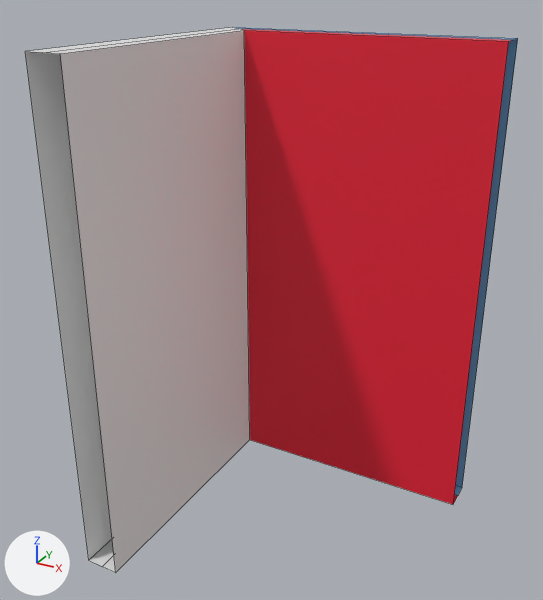
Two versions of the FBX model Assets/Original_assets/Walls/Incomplete/Corner_Wall_incomplete.fbx, one commit apart.
Before and after are seen from a 50 mm lens placed at (2.13, -10.14, 7.8), pointed at (-2.39, -1.92, 3.69). The lights are fixed; the arrows at lower left show +X, +Y and +Z. The picture after the commit comes second. Mesh edges are drawn as thin lines. Where no turn or scale is listed for an object, it has been applied to the vertices.

Objects in the first picture: 'Corner Wall.002'.
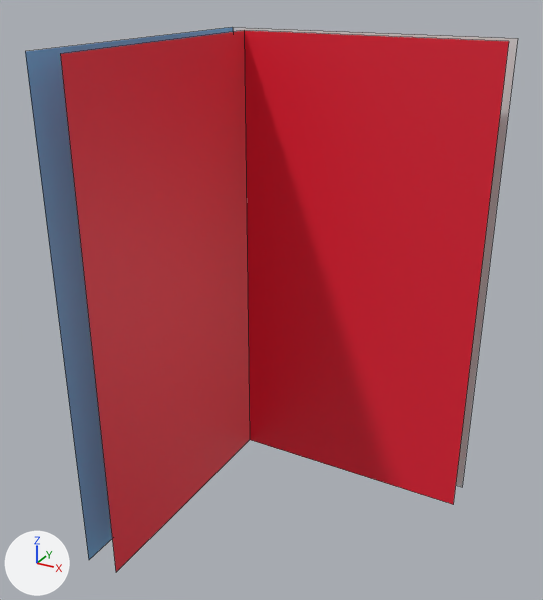
The newer file is also turned or shifted as a whole; pictures and numbers use the older file's frame.

Pixel boxes (x1, y1, x2, y2) of what changed, in the pictures (543 x 600 px):
'Corner Wall.002', recoloured, reshaped (grey to red): (25, 27, 518, 572) in both
part 1 of me_cube_047, deleted: before (89, 486, 462, 572)
part 2 of me_cube_047, deleted: before (25, 27, 518, 54)
part 3 of me_cube_047, recoloured: before (456, 39, 518, 487); after (233, 27, 518, 487)
part 4 of me_cube_047, recoloured (darker): before (25, 52, 112, 560); after (25, 27, 233, 560)
part 5 of me_cube_047, recoloured (light grey to red): (60, 31, 250, 572) in both

Patch to the scene script:
```diff
--- a/Assets/Original_assets/Walls/Incomplete/Corner_Wall_incomplete.fbx.py
+++ b/Assets/Original_assets/Walls/Incomplete/Corner_Wall_incomplete.fbx.py
@@ mat_int_1 @@
 mat_int_1 = principled_material('Int_1')
-mat_int_1.base_color = (0.772, 0.772, 0.772)  # light grey #e4e4e4
+mat_int_1.base_color = (0.799, 0.0116, 0.0356)  # red #e71c35
@@ me_cube_047 @@
 # used by ob_corner_wall_002; location = (0.0, 0.0, 0.0)
 # verts and faces of me_cube_047; kept vertices keep their numbers, new ones are numbered from 18
 # before: 0 (-3.75, -4.0, 0.0) at pixel (115, 572), 2 (-4.25, 0.25, 0.0), 4 (-4.25, -4.0, 0.0) at pixel (88, 560), 6 (-3.75, -0.25, 0.0) at pixel (249, 439), 8 (0.0, -0.25, 0.0) at pixel (453, 504)
 # before: 9 (0.0, 0.25, 0.0) at pixel (462, 487), 12 (-4.0, -4.0, 0.0) at pixel (102, 566), 14 (0.0, 0.0, 0.0) at pixel (457, 495), 17 (-4.0, 0.0, 0.0)
 # before: 1 (-3.75, -4.0, 7.0) at pixel (60, 53), 3 (-4.25, 0.25, 7.0) at pixel (232, 27), 5 (-4.25, -4.0, 7.0) at pixel (25, 51), 7 (-3.75, -0.25, 7.0) at pixel (244, 30), 10 (0.0, 0.25, 7.0) at pixel (517, 38)
 # before: 11 (0.0, -0.25, 7.0) at pixel (508, 41), 13 (-4.0, -4.0, 7.0) at pixel (42, 52), 15 (0.0, 0.0, 7.0) at pixel (513, 39), 16 (-4.0, 0.0, 7.0) at pixel (238, 28)
-me_cube_047.from_pydata(...)  # 18 vertices, 12 faces; spans x -4.25..0.0, y -4.0..0.25, z 0.0..7.0
+me_cube_047.from_pydata(...)  # 12 vertices, 4 faces; spans x -4.25..0.0, y -4.0..0.25, z 0.0..7.0
+# me_cube_047 part 1
+delete_vertices([12, 14, 17])  # with the faces that use them
+# me_cube_047 part 2
+delete_vertices([13, 15, 16])  # with the faces that use them
+# me_cube_047 part 3: 1 face spanning x -4.25..0.0, y 0.25, z 0.0..7.0 switches from mat_ext_2_001 (its picture is missing) to mat_ext_2 (white #e7e7e7)
+# me_cube_047 part 4: 1 face spanning x -4.25, y -4.0..0.25, z 0.0..7.0 switches from mat_ext_2 (white #e7e7e7) to mat_ext_2_001 (its picture is missing)
+# me_cube_047 part 5: 1 face spanning x -3.75, y -4.0..-0.25, z 0.0..7.0 switches from mat_int_1 (light grey #e4e4e4) to mat_int_2 (red #e71c35)
 me_cube_047.materials.append(mat_ext_2_001)
```
